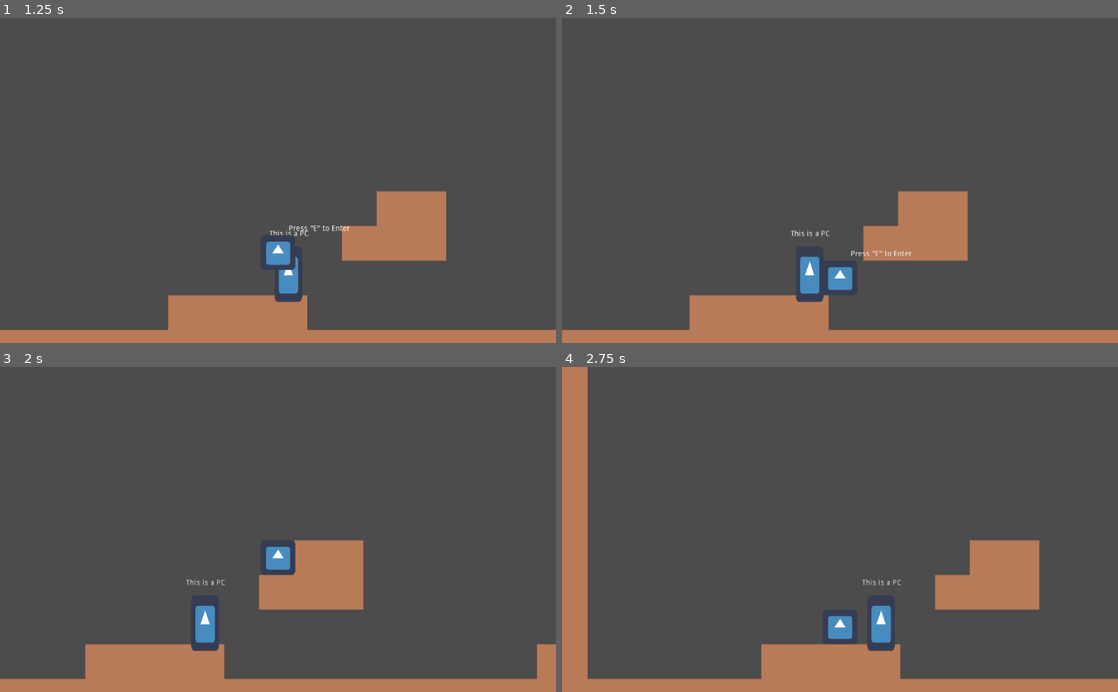
Above: before the commit, frames 1-4 (two rows, left to right).
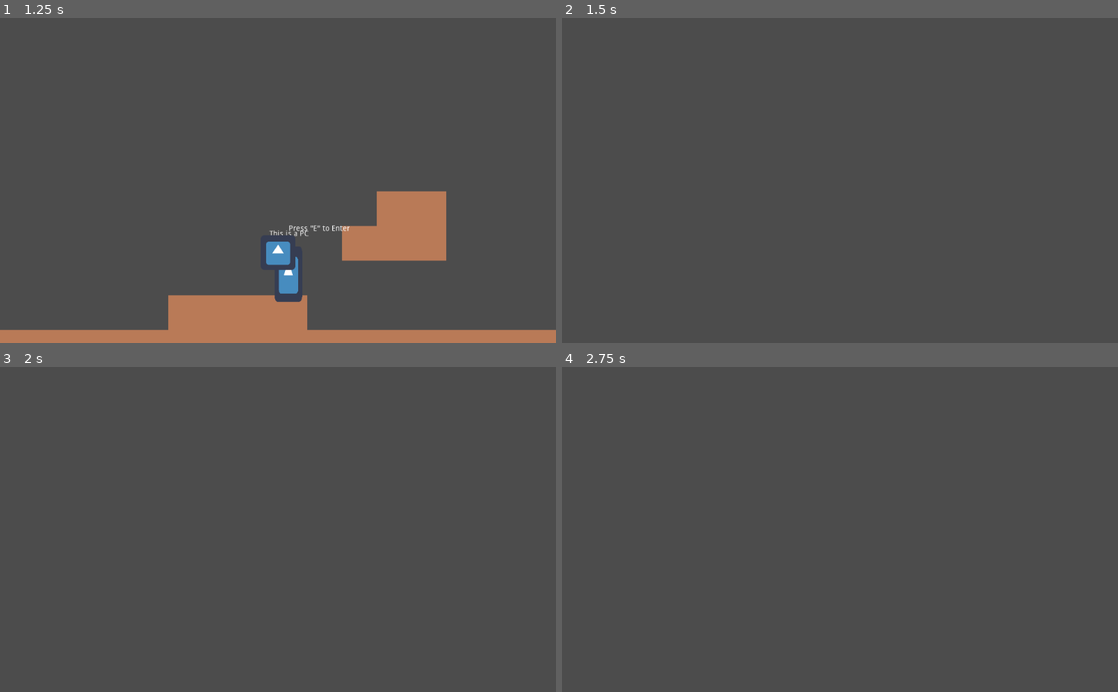
Above: after the commit, the same moments.

Repository: albfor/IT-Projekt
Game: Godot game, scene res://src/Level.tscn
Two runs of this game, one before a commit and one after it. Both use one fixed random seed, a clock stepped at 60 frames per second and the inputs below. The project has no main scene, so this scene is started directly. The engine's default icon, where the game draws it, is replaced by a stand-in: a white triangle on a blue panel in a dark square.
Inputs:
- Up to frame 1 (1.25 s): hold Right (move_right) from 0.53 s (still down); tap E (enter_computer, bound only after the commit) at 0.6 s; tap W (jump) at 0.77 s
- Up to frame 2 (1.5 s): keep holding Right (move_right); tap E (enter_computer, bound only after the commit) at 1.25, 1.35 s
- Up to frame 3 (2 s): keep holding Right (move_right); tap W (jump) at 1.52 s
- Up to frame 4 (2.75 s): release Right (move_right) at 2.03 s; hold Left (move_left) from 2.03 s (still down); tap E (enter_computer, bound only after the commit) at 2.1 s

Frame 1 is identical in both runs. In frame 2, 11% of the frame differs, in the area x 0-100%, y 53-100%; in frame 3, 11%; in frame 4, 15%, in the area x 0-100%, y 0-100%.

Commit message:
Nu händer det något när man klickar E

Diff:
--- a/project.godot
+++ b/project.godot
@@ -46,6 +46,11 @@
 , Object(InputEventJoypadButton,"resource_local_to_scene":false,"resource_name":"","device":0,"button_index":0,"pressure":0.0,"pressed":false,"script":null)
  ]
 }
+enter_computer={
+"deadzone": 0.5,
+"events": [ Object(InputEventKey,"resource_local_to_scene":false,"resource_name":"","device":0,"alt":false,"shift":false,"control":false,"meta":false,"command":false,"pressed":false,"scancode":69,"unicode":0,"echo":false,"script":null)
+ ]
+}
 
 [rendering]
 
--- /dev/null
+++ b/src/Computer.gd
@@ -0,0 +1,9 @@
+extends Area2D
+
+# If player presses "enter_computer" while overlapping with a computer
+# Swap scene
+func _physics_process(delta):
+	var bodies = get_overlapping_bodies()
+	for body in bodies:
+		if body.name == "Player" and Input.is_action_just_pressed("enter_computer"):
+			get_tree().change_scene("res://Main.tscn")
--- a/src/Computer.tscn
+++ b/src/Computer.tscn
@@ -1,11 +1,13 @@
-[gd_scene load_steps=3 format=2]
+[gd_scene load_steps=4 format=2]
 
 [ext_resource path="res://icon.png" type="Texture" id=1]
+[ext_resource path="res://src/Computer.gd" type="Script" id=2]
 
 [sub_resource type="RectangleShape2D" id=1]
 extents = Vector2( 64.6755, 64.5067 )
 
 [node name="Area2D" type="Area2D"]
+script = ExtResource( 2 )
 
 [node name="CollisionShape2D" type="CollisionShape2D" parent="."]
 scale = Vector2( 0.4, 0.8 )
--- a/src/Player.gd
+++ b/src/Player.gd
@@ -32,7 +32,6 @@
 
 # Show label saying "press e to enter" when on a PC
 func _on_Area2D_area_entered(area):
-	print(area.get_name())
 	$Label.show()
 
 func _on_Area2D_area_exited(area):
